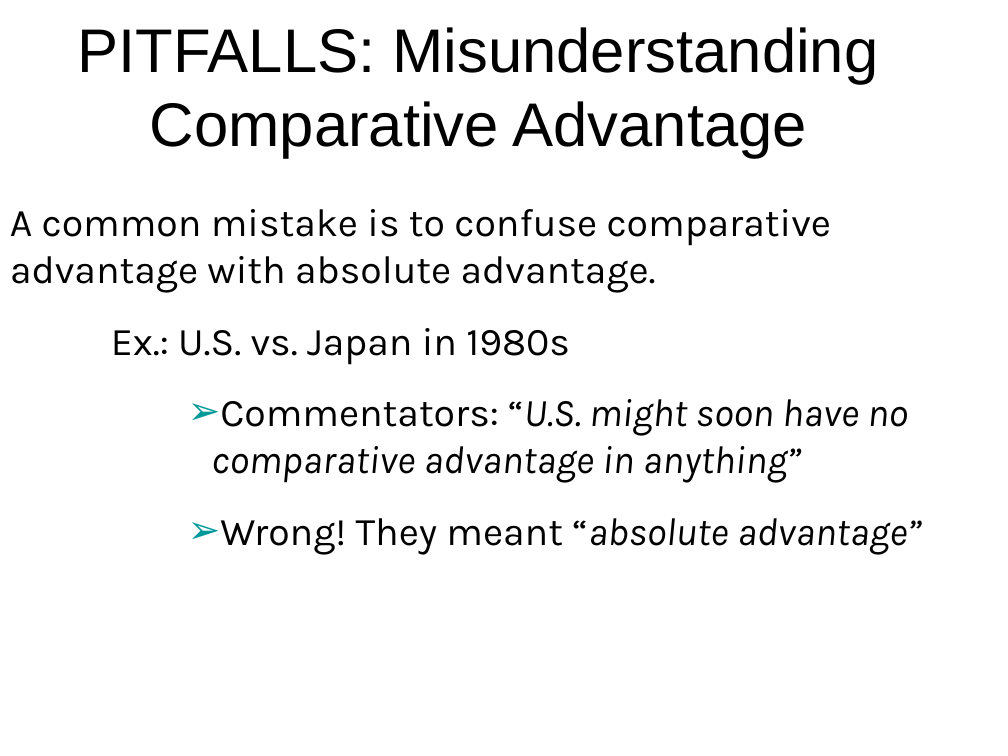
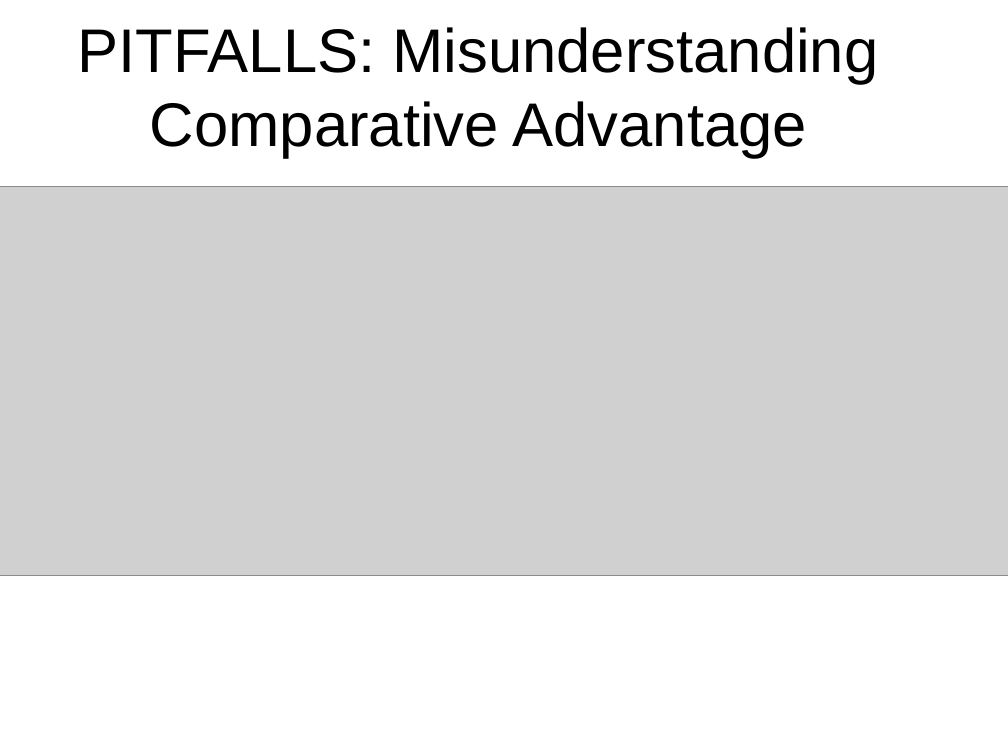
Before and after one commit to kautukraj/MacroEcon, a slide deck: slide 39 of lecture7.ppt (slide 37 before the commit). Drawn at 1008x756 pixels with LibreOffice and Linux fonts; fonts in the diff are those of the drawing; grey boxes stand for pictures; background and template pictures are left out. Boxes give left, top, right and bottom in pixels: in the first picture for what was removed or moved away, otherwise in the second. Text is boxed around its words. In the diff, an @@ line names an element or a change of style, - is before the commit and + after.

```diff
--- a/lecture7.ppt
+++ b/lecture7.ppt
@@ picture added at <box>0,186,1008,575</box> @@
@@ text removed at <box>10,209,922,555</box> @@
-A common mistake is to confuse comparative advantage with absolute advantage.
-Ex.: U.S. vs. Japan in 1980s
-        ➢ Commentators: “U.S. might soon have no comparative advantage in anything”
-        ➢ Wrong! They meant “absolute advantage”
```
Also in this commit, not shown: 4 other slides changed, 2 slides added, 14 other files.
